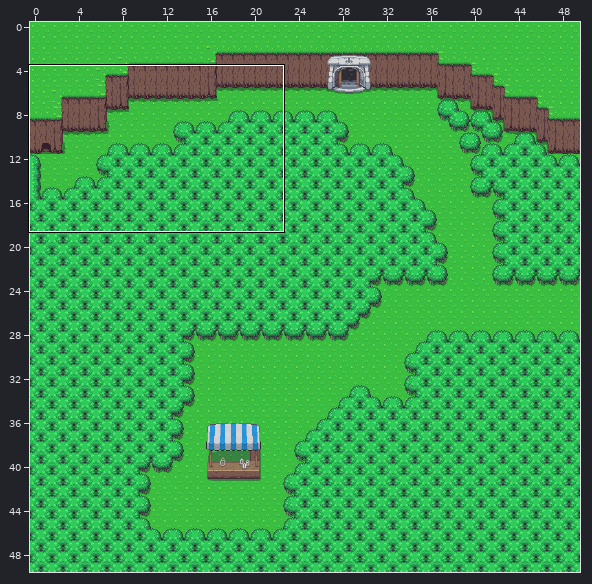
An edit to a level. Tiled map, maps/HubZone.tmx. Above, an overview of the earlier version with the close-up marked.
Close-up. The starting point:
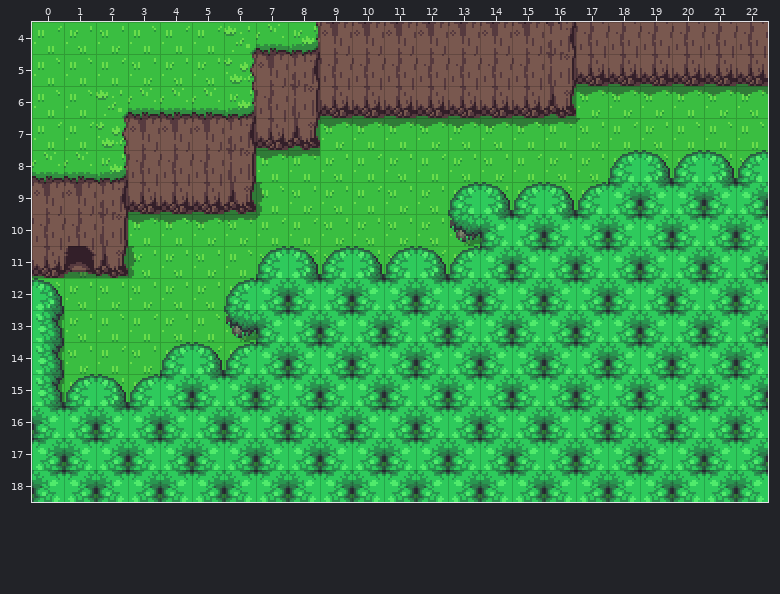
Cells are 16x16 px. Shown: x 0..22, y 4..18.
Once edited:
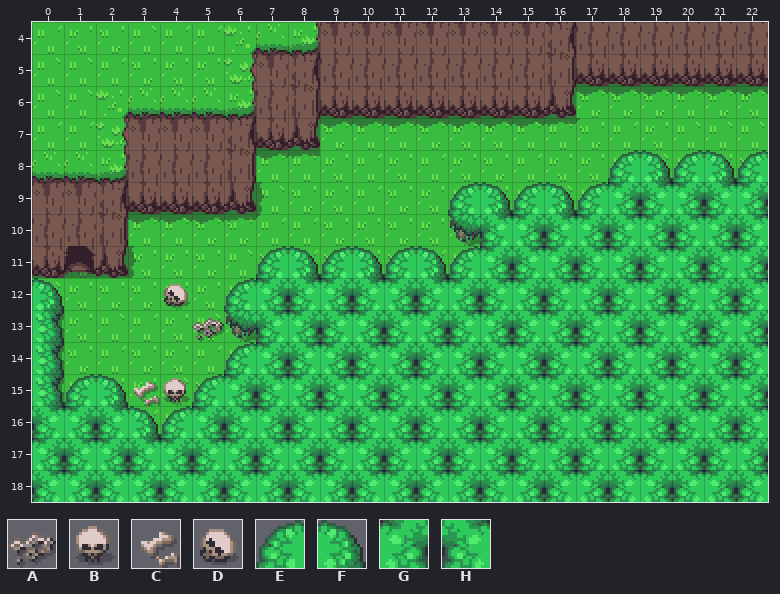
Key: from "Entry Layer": A 67, B 108, C 109, D 147, E 645, F 646, G 647, H 687.
_ is an empty cell.
From the commit log: Added bone decorations near Dragon Cave
Changes in this commit:
Layer "Objects":
y 12: x 4 _ -> D
y 13: x 5 _ -> A
y 14: x 4..5 EF -> __
y 15: x 3..5 EGH -> CBE
y 16: x 3..4 GH -> FE
Changed places in both close-ups, as pixel boxes (x1, y1, x2, y2):
changed: (128, 284, 224, 438)
